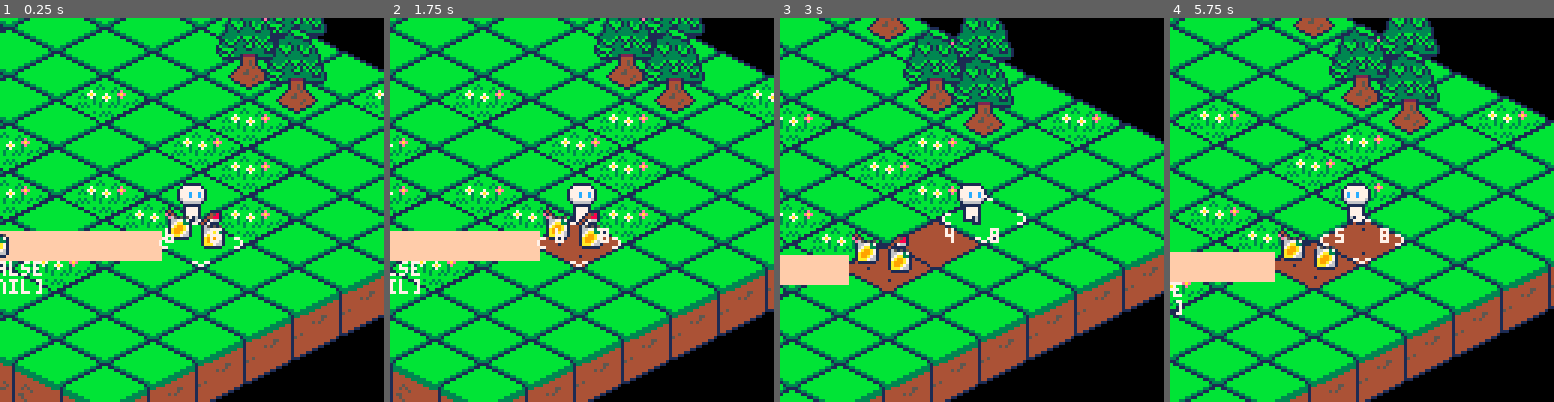
Above: before the commit, frames 1-4 (left to right).
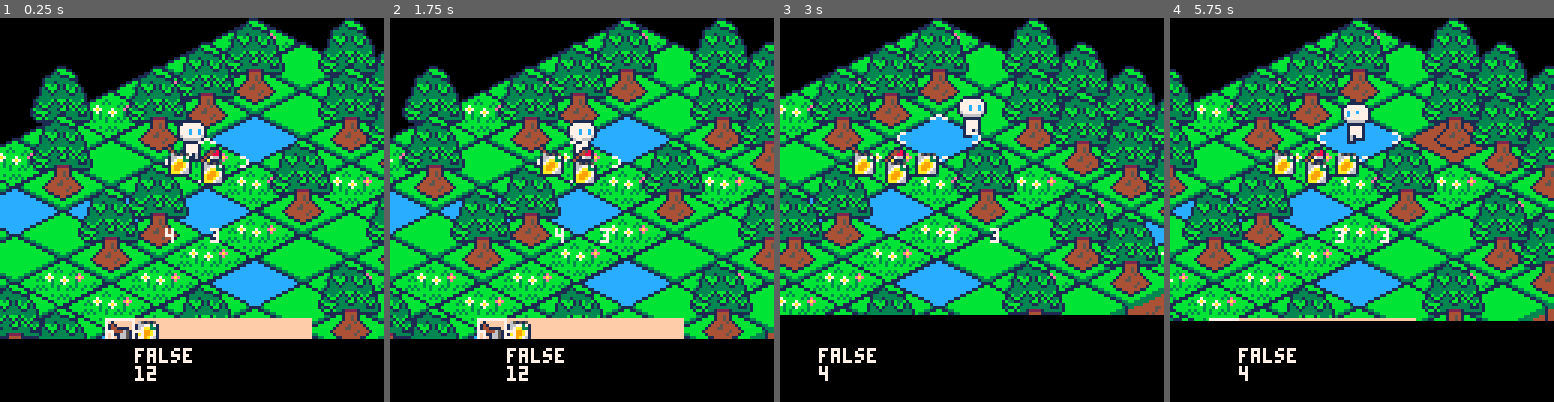
Above: after the commit, the same moments.

Repository: alainpuron/pico-8
Game: PICO-8 cartridge isometric.p8
The game is run twice, just before and just after one commit, with the same random seed, the same clock (stepped at 60 frames per second) and the same inputs.
Inputs:
- Up to frame 1 (0.25 s): no input
- Up to frame 2 (1.75 s): tap X (X key) at 0.33, 1.07 s; tap O (Z key) at 0.7, 1.7 s; hold Right from 1.6 s (still down)
- Up to frame 3 (3 s): tap X (X key) at 1.85, 2.97 s; release Right at 2.1 s; tap O (Z key) at 2.1, 2.5, 2.9 s; hold Up 2.15-2.42 s; hold Right from 2.47 s (still down)
- Up to frame 4 (5.75 s): release Right at 3.03 s; hold Left 3.08-3.58 s; tap O (Z key) every 0.4 s from 3.3 to 5.7 s; hold Down 3.63-3.97 s; hold Right 4.02-4.68 s; tap X (X key) at 4.08, 5.2 s; hold Up 4.73-5.03 s; hold Left 5.08-5.68 s; hold Down from 5.73 s (still down)

The runs differ from the first frame. In frame 1, 73% of the frame differs, in the area x 0-100%, y 0-100%; in frame 2, 74%; in frame 3, 72%; in frame 4, 75%.

Commit message:
Add files via upload

Diff:
--- a/isometric.p8
+++ b/isometric.p8
@@ -87,21 +87,29 @@
   {8,8,8,8,8,8,8,8}
 }
 
-	-- player made
-	soil_layer = {}
+
+	f_layer = create_layer(map_data)
+	s_layer = create_layer(map_data)
+
+	layers = {f_layer, s_layer}
+
+	layer_gen(tiles.tree,f_layer,'common',layers)
+	layer_gen(tiles.flower,f_layer,'common',layers)
+	layer_gen(tiles.water,f_layer,'common',layers)
+
 	-- game made
-	tree_layer =	{}
-	flower_layer = {}
-
-	tree_layer = create_layer(map_data)
-	flower_layer = create_layer(map_data)
-
-
-	local layers = {tree_layer, flower_layer}
+--	tree_layer =	{}
+--	flower_layer = {}
+
+--	tree_layer = create_layer(map_data)
+--	flower_layer = create_layer(map_data)
+
+
+--	local layers = {tree_layer, flower_layer}
 
 	-- tile where it's being place, tile that is getting placed, layer of tile, app rate, check if empty
-	generate_overlay(tiles.grass,tiles.tree,tree_layer,'rare',layers)
-	generate_overlay(tiles.grass,tiles.flower,flower_layer,'common',layers)
+	--generate_overlay(tiles.grass,tiles.tree,tree_layer,'rare',layers)
+--	generate_overlay(tiles.grass,tiles.flower,flower_layer,'common',layers)
 
 
 end -- function
@@ -141,20 +149,19 @@
       spr(tile, sx, sy, 4, 4)
 
        -- draw overlay if true
-      local tree_tile = tree_layer[y][x]
-
-      if tree_tile then
-
-      	spr(tree_tile, sx, sy-16, 4, 4)
+      local to_be_placed = f_layer[y][x]
+
+      if to_be_placed then
+
+      	if to_be_placed == tiles.tree then
+      		spr(to_be_placed, sx, sy-16, 4, 4)
+
+      	else
+      		 spr(to_be_placed, sx, sy, 4, 4)
+      	end
+
 
 						end
-
-						local flower_tile = flower_layer[y][x]
-
-						if flower_tile  then
-								spr(flower_tile, sx, sy, 4, 2)
-						end
-
 
     end -- for loop(2)
 
@@ -179,43 +186,41 @@
 end
 
 
-
-
-function generate_overlay(tile,replacement,layer,app_rate,all_layers)
-
-	local	used_last = false
-
-	for y=1, #map_data do
-		for x=1,#map_data[y] do
-
-			-- if base map equals tile and x,y is empty in the layers
-			if map_data[y][x] == tile and  is_empty_at(x, y, all_layers)  then
-
-					local last_chance
-
-				if	app_rate == 'common' then
-						last_chance = used_last and 0.3 or 0.1
-				end
-
-				if	app_rate == 'rare' then
-					 last_chance = used_last and 0.2 or 0.1
-				end
-
-			--	local last_chance = used_last and 0.3 or 0.1
-
-				if rnd() < last_chance then
+function layer_gen(replacement,layer,app_rate,layers,x_start, x_end)
+
+	local used_last = false
+
+	for y=1,#map_data do
+		for x=x_start or 1,x_end or #map_data[y] do
+
+			-- if is on grass and is empty
+			if map_data[y][x] == tiles.grass and is_empty_at(x,y,layers) then
+
+				local last_chance
+
+					if	app_rate == 'common' then
+							last_chance = used_last and 4 or 1
+					end
+
+					if	app_rate == 'rare' then
+						 last_chance = used_last and 2 or 1
+					end
+
+					if flr(rnd(11)) < last_chance then
 						layer[y][x] = replacement
 						used_last = true
 
 						else
 							layer[y][x] = nil
 							used_last = true
-				end -- if
-
-			end-- for(2)
-		end -- for(1)
-
-	end -- if
+					end -- if(2)
+
+
+			end -- if(1)
+
+		end -- for(2)
+	end -- for(1)
+
 
 end -- function
 
@@ -223,61 +228,66 @@
 
 function check_margin(plr)
 
-	-- get the map_data location
-	-- when the player is approaching
-	-- the end of the terrain, new is generated
 	 local tx, ty = get_tile_pos(plr.x, plr.y)
-			local layers = {tree_layer, flower_layer}
+	--	local layers = {tree_layer, flower_layer}
+	local new_start_x = #map_data[1]
 
 		print(tx,plr.x+15,plr.y+15,7)
 		print(ty,plr.x,plr.y+15,7)
 
-		if tx == #map_data[1] then
-			print('❎❎❎')
-
-		for y=1,#map_data do
-			for x=1,2 do
-				add(map_data[y],8)
-			end
-		end
-
-		end
+		local new_column = {}
+		if (tx + 3) == #map_data[1]  then
+
+				for y=1,#map_data do
+
+					for x=1,2 do
+						add(map_data[y],tiles.grass)
+						add(f_layer,nil)
+
+					end -- for(2)
+
+				end	 -- for(1)
+
+			layer_gen(tiles.tree,f_layer,'rare',layers,new_start_x, #map_data[1])
+			layer_gen(tiles.water,f_layer,'common',layers,new_start_x, #map_data[1])
+			layer_gen(tiles.flower,f_layer,'common',layers,new_start_x, #map_data[1])
+
+		end -- if(1)
 
 		if ty == #map_data then
-    print('🅾️🅾️🅾️')
 
     -- create a new row for base map
-    local new_row = {}
+   -- local new_row = {}
 
     for x=1,#map_data[1] do
 
-     add(new_row, 8)  -- fill with grass or whatever
+   --  add(new_row, 8)  -- fill with grass
 
     end
 
-    add(map_data, new_row)
+   -- add(map_data, new_row)
 
     -- make tree layer row (same width, but nil)
-    local tree_row = {}
-				local flower_row = {}
+   -- local tree_row = {}
+			--	local flower_row = {}
 
     for x=1,#map_data[1] do
 
-      add(tree_row, nil)
-      add(flower_row, nil)
+     -- add(tree_row, nil)
+     -- add(flower_row, nil)
 
     end
 
-    add(tree_layer, tree_row)
-    add(flower_layer, flower_row)
-				local layers = {tree_layer, flower_layer}
-
-				local last_y = #map_data
+  --  add(tree_layer, tree_row)
+   -- add(flower_layer, flower_row)
+			--	local layers = {tree_layer, flower_layer}
+
+			--	local last_y = #map_data
 
     -- tree generation
-    generate_overlay(tiles.grass, tiles.tree, tree_layer, "rare", layers)
+   -- generate_overlay(tiles.grass, tiles.tree, tree_layer, "rare", layers)
     -- flower generation
-    generate_overlay(tiles.grass, tiles.flower, flower_layer, "rare", layers)
+  --  generate_overlay(tiles.grass, tiles.flower, flower_layer, "rare", layers)
 
 
 
@@ -298,8 +308,8 @@
 	last_sprite = 68,
 	height = 2,
 	width = 2,
-	x = 100,
-	y = 100,
+	x = 50,
+	y = 50,
 	speed = 1,
 	animation_timer = 0,
 	fx = false,
@@ -755,7 +765,7 @@
 
 	 local tx, ty = get_tile_pos(x,y)
 
-		local tile =	tree_layer[ty][tx]
+		local tile =	f_layer[ty][tx]
 
 
 
